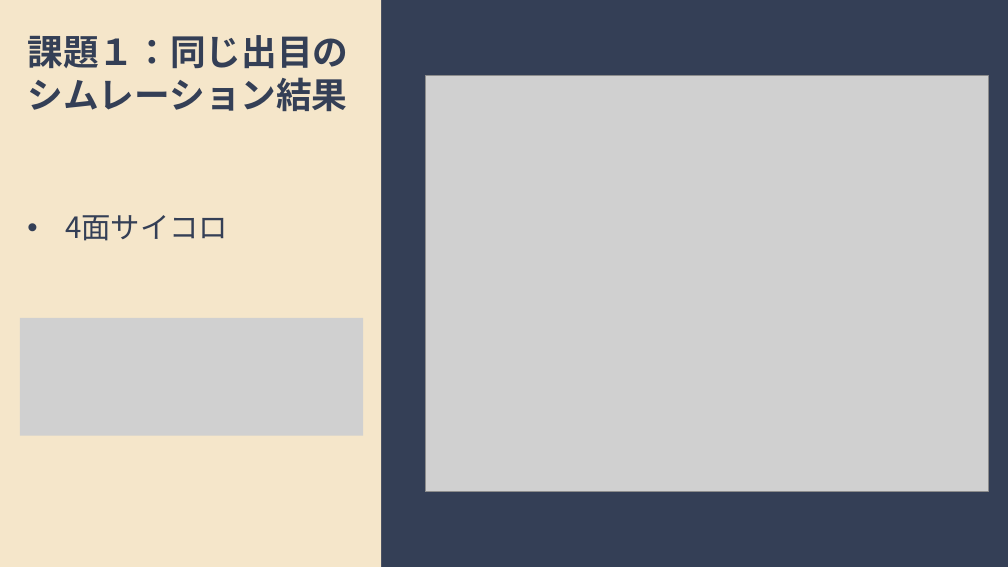
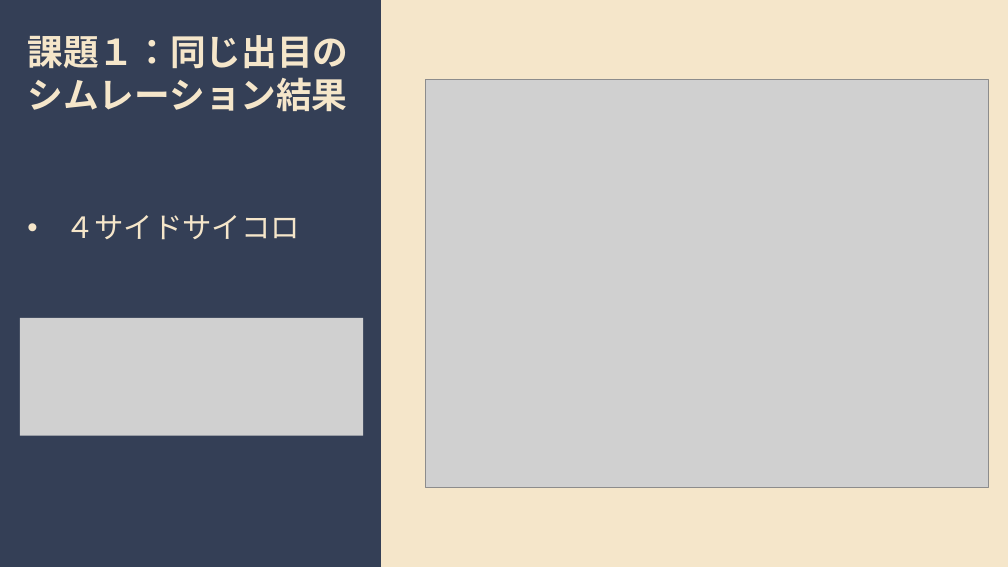
Before and after one commit to imamkhairi/jikkenII, a slide deck: slide 7 of random/presentation/presentation.pptx. Drawn at 1008x567 pixels with LibreOffice and Linux fonts; fonts in the diff are those of the drawing; grey boxes stand for pictures. Boxes give left, top, right and bottom in pixels: in the first picture for what was removed or moved away, otherwise in the second. Text is boxed around its words. In the diff, an @@ line names an element or a change of style, - is before the commit and + after.

```diff
--- a/random/presentation/presentation.pptx
+++ b/random/presentation/presentation.pptx
@@ rectangle removed at (0, 0, 381, 567) @@
@@ text "課題１：同じ出目の" at (27, 35, 348, 111): text colour #343F56 to #F5E6CA @@
@@ rectangle added at (381, 0, 1008, 567), fill #F5E6CA @@
@@ picture: place and size @@
-picture at (426, 76, 988, 492)
+picture at (426, 80, 988, 488)
@@ text at (65, 215, 300, 240): text changed; text colour #343F56 to #F5E6CA @@
-• 4面サイコロ
+• ４サイドサイコロ
```
Also in this commit, not shown: 7 other slides changed, 13 slides added, 36 other files.
